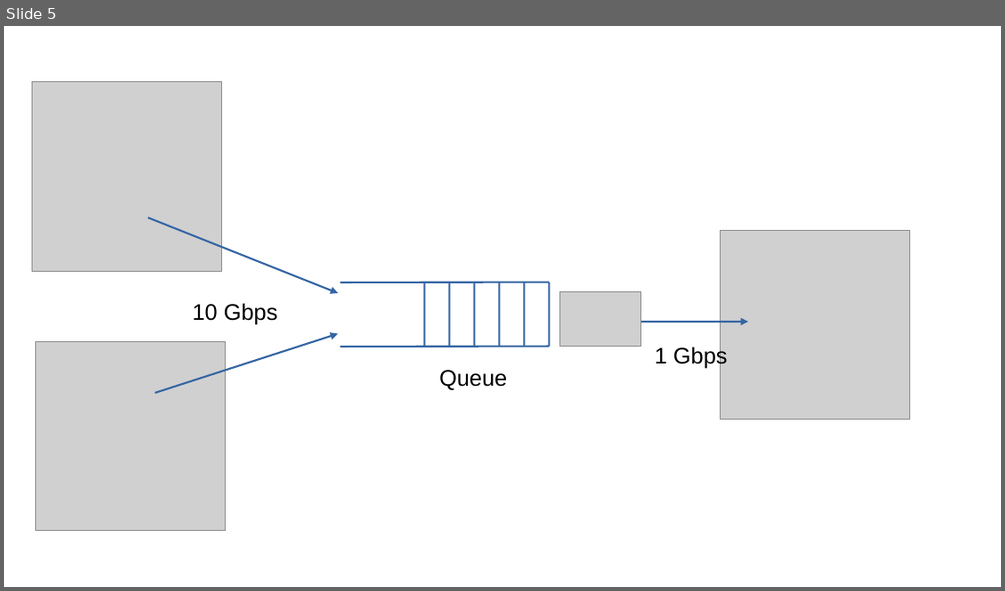
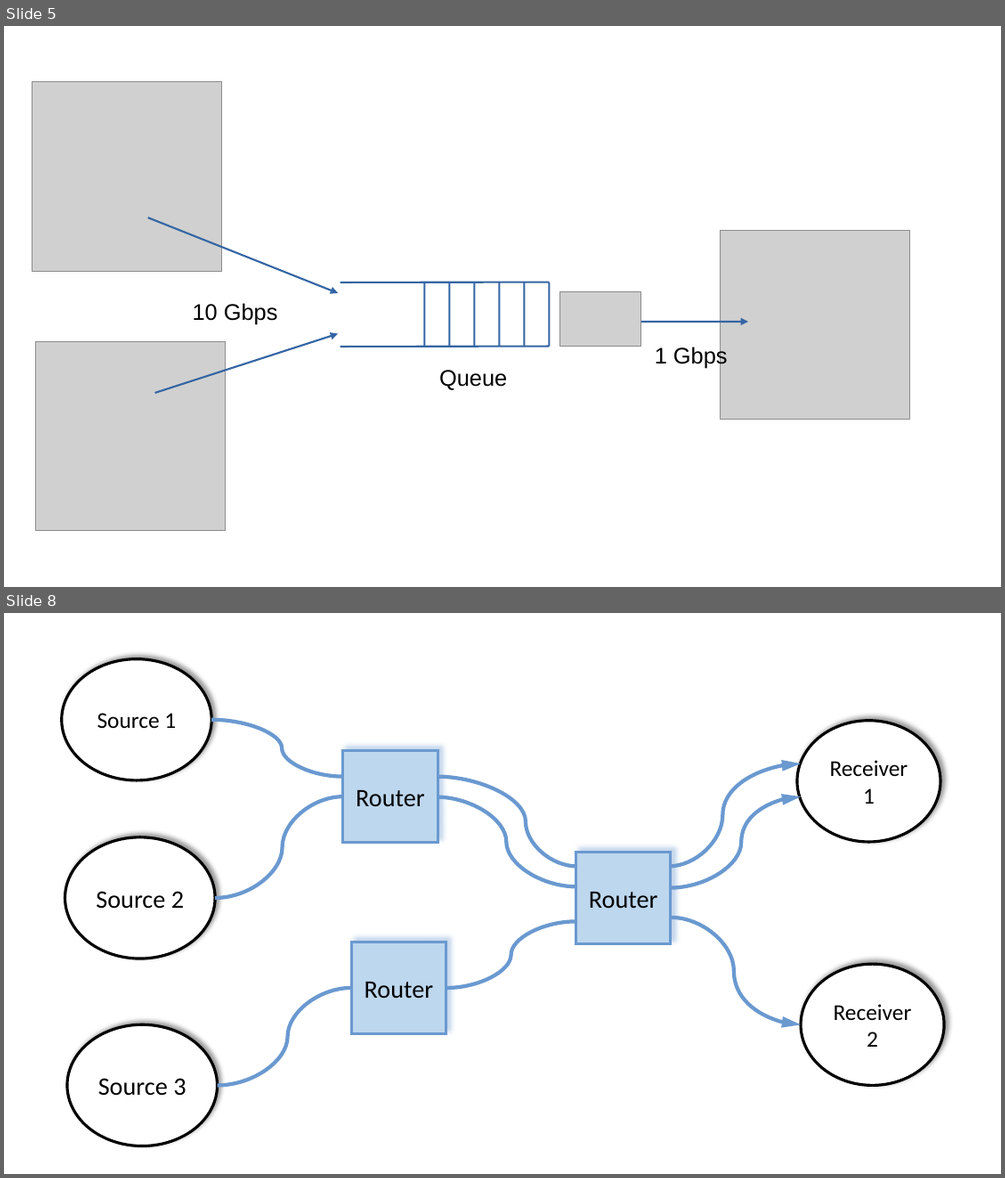
Before and after one commit to SystemsApproach/7E, a slide deck: capacity/figures/capacity.odp. Shown one above the other, each under a label of ours: slide 5 before the commit, slides 5 and 8 after it; the slides between them are not shown. The pictures are 1005x591 and 1005x1178 pixels, drawn with LibreOffice and Linux fonts; fonts in the diff are those of the drawing; grey boxes stand for pictures. Boxes give left, top, right and bottom in pixels: in the first picture for what was removed or moved away, otherwise in the second. Text is boxed around its words. In the diff, an @@ line names an element or a change of style, - is before the commit and + after.

```diff
--- a/capacity/figures/capacity.odp
+++ b/capacity/figures/capacity.odp
@@ slide 8 added at [4, 613, 1001, 1174], background #FFFFFF @@
@@ ellipse added at [62, 659, 212, 780], fill #FFFFFF, outline #000000 2.24 pt, 18 pt, text #000000 @@
+Source 1
@@ curved line added from (212, 720) to (343, 777), #6A99D0 3 pt @@
@@ ellipse added at [797, 721, 941, 842], fill #FFFFFF, outline #000000 2.24 pt, 18 pt, text #000000 @@
+Receiver 1
@@ rectangle added at [343, 750, 438, 842], fill #BDD7EE, outline #6A99D0 2.24 pt, 20 pt, text #000000 @@
+Router
@@ curved arrow added from (669, 867) to (801, 764), #6A99D0 3 pt @@
@@ curved line added from (215, 898) to (343, 796), #6A99D0 3 pt @@
@@ curved line added from (436, 796) to (577, 887), #6A99D0 3 pt @@
@@ curved line added from (436, 777) to (577, 867), #6A99D0 3 pt @@
@@ curved arrow added from (670, 888) to (801, 796), #6A99D0 3 pt @@
@@ ellipse added at [65, 837, 215, 958], fill #FFFFFF, outline #000000 2.24 pt, 20 pt, text #000000 @@
+Source 2
@@ rectangle added at [576, 852, 672, 943], fill #BDD7EE, outline #6A99D0 2.24 pt, 20 pt, text #000000 @@
+Router
@@ curved line added from (446, 988) to (576, 922), #6A99D0 3 pt @@
@@ curved arrow added from (671, 916) to (801, 1024), #6A99D0 3 pt @@
@@ rectangle added at [351, 942, 446, 1034], fill #BDD7EE, outline #6A99D0 2.24 pt, 20 pt, text #000000 @@
+Router
@@ ellipse added at [801, 964, 945, 1086], fill #FFFFFF, outline #000000 2.24 pt, 18 pt, text #000000 @@
+Receiver 2
@@ curved line added from (218, 1086) to (351, 988), #6A99D0 3 pt @@
@@ ellipse added at [67, 1024, 218, 1146], fill #FFFFFF, outline #000000 2.24 pt, 20 pt, text #000000 @@
+Source 3
```
Also in this commit, not shown: 4 other slides added, 29 other files.
